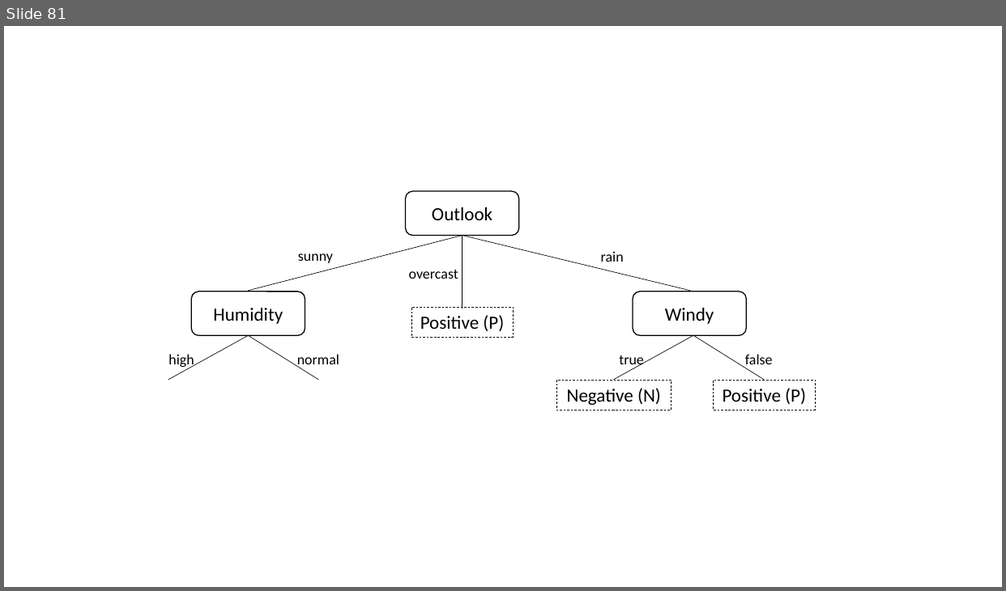
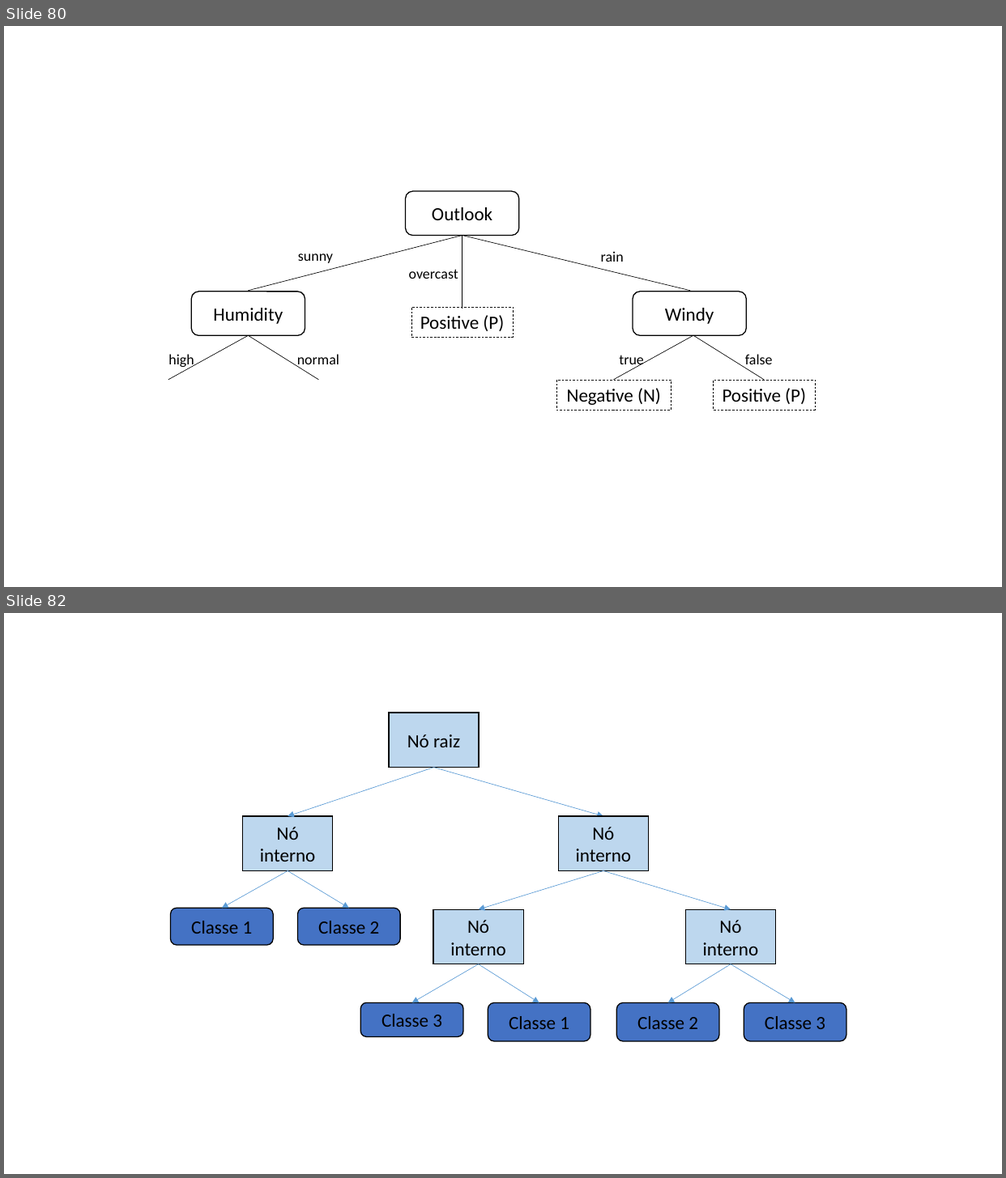
Before and after one commit to zz4fap/c24_inteligencia_artificial, a slide deck: slides/C24_Árvores_de_decisão.pptx. Shown one above the other, each under a label of ours: slide 81 before the commit, slides 80 and 82 after it; the slides between them are not shown. The pictures are 1006x591 and 1006x1178 pixels, drawn with LibreOffice and Linux fonts; fonts in the diff are those of the drawing. Boxes give left, top, right and bottom in pixels: in the first picture for what was removed or moved away, otherwise in the second. Text is boxed around its words. In the diff, an @@ line names an element or a change of style, - is before the commit and + after.

```diff
--- a/slides/C24_Árvores_de_decisão.pptx
+++ b/slides/C24_Árvores_de_decisão.pptx
@@ slide 82 added at (4, 613, 1002, 1174), background #FFFFFF @@
@@ group added at (170, 713, 846, 1042): 10 arrows, 6 rounded rectangles, 5 rectangles @@
+Nó raiz
+Nó interno
+Classe 1
+Classe 2
+Nó interno
+Nó interno
+Nó interno
+Classe 3
+Classe 1
+Classe 2
+Classe 3
@@ what was slide 81 is now slide 80 @@
```
Also in this commit, not shown: 4 slides changed, 1 slide removed.
